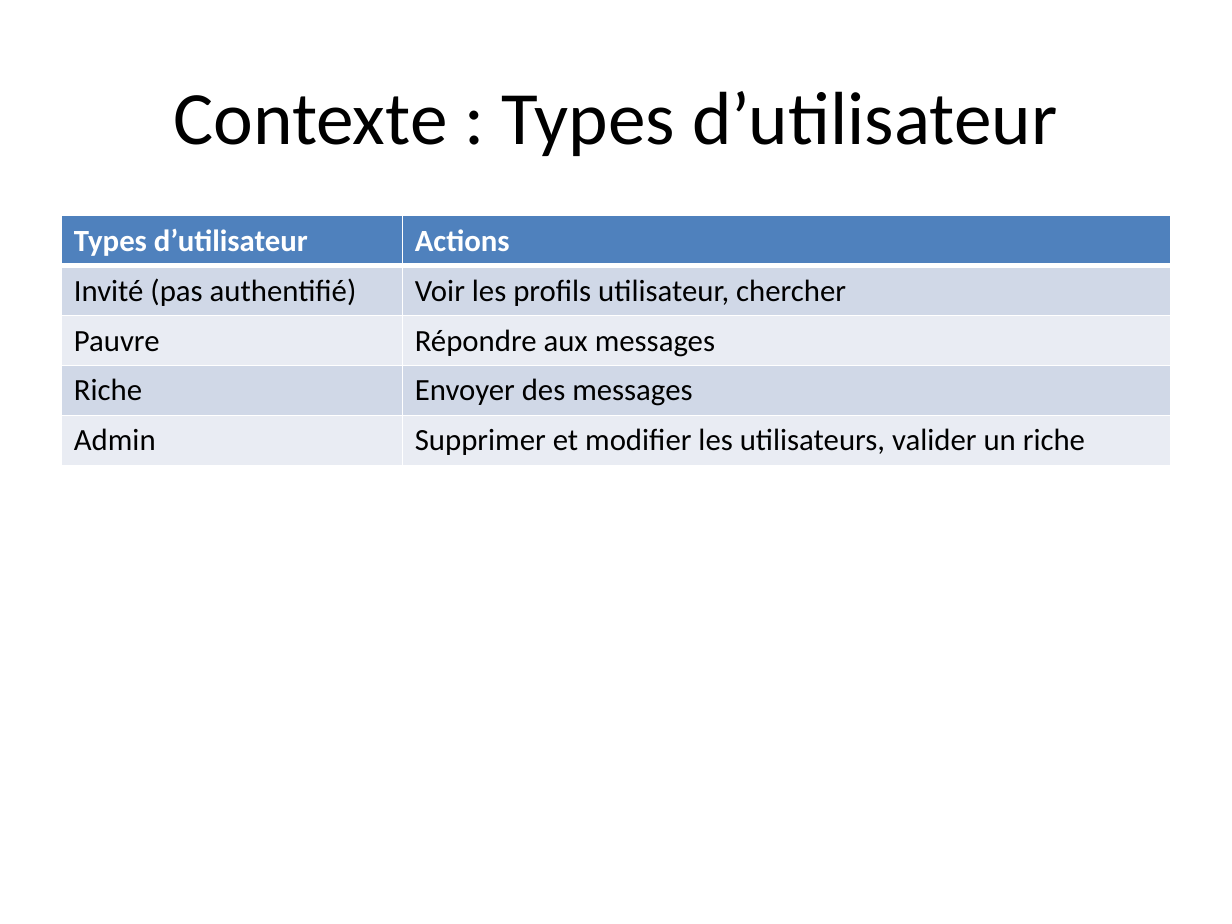
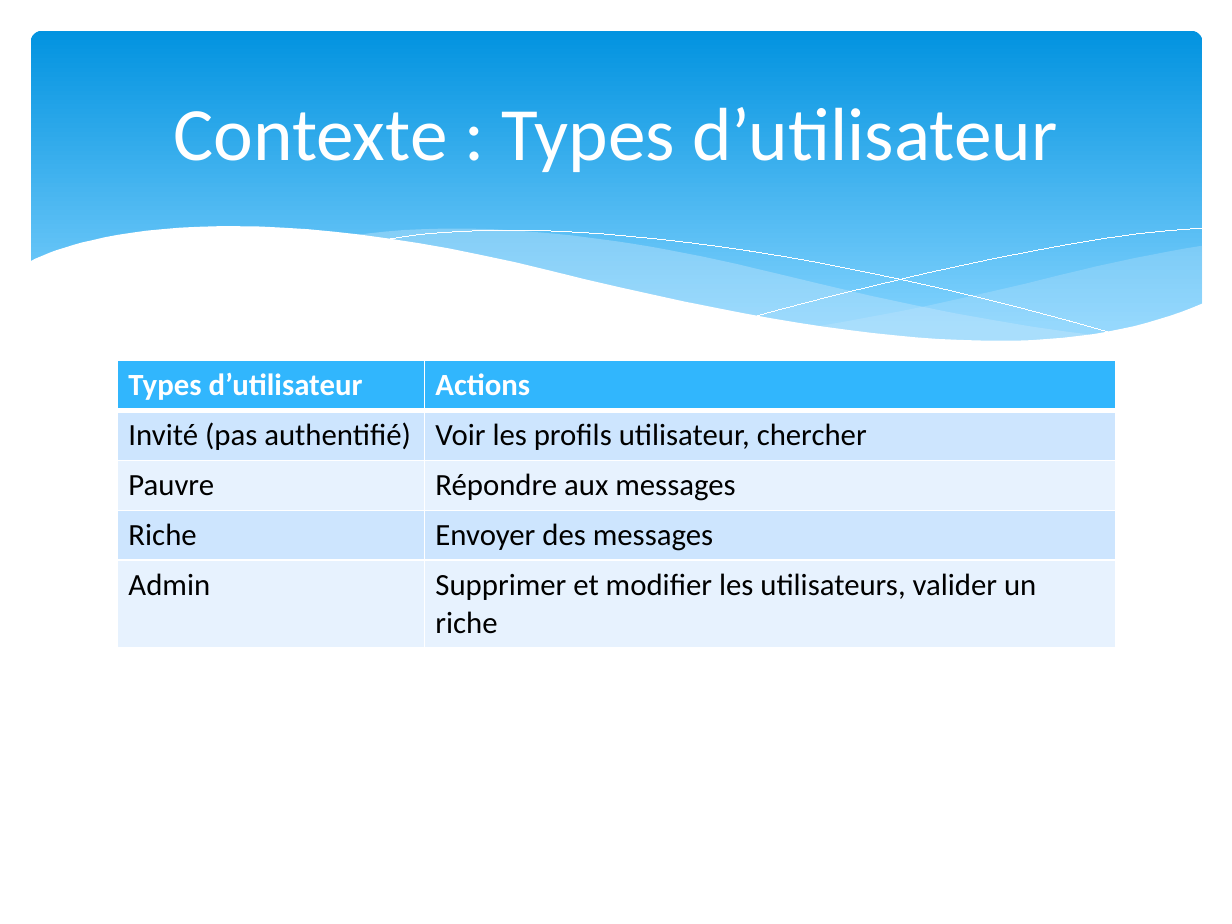
Before and after one commit to LucienMoor/AYNIM, a slide deck: slide 4 of Documents/PrésentationRichPoor.pptx. Drawn at 1232x924 pixels with LibreOffice and Linux fonts; fonts in the diff are those of the drawing. Boxes give left, top, right and bottom in pixels: in the first picture for what was removed or moved away, otherwise in the second. Text is boxed around its words. In the diff, an @@ line names an element or a change of style, - is before the commit and + after.

```diff
--- a/Documents/PrésentationRichPoor.pptx
+++ b/Documents/PrésentationRichPoor.pptx
@@ rounded rectangle added at bbox=[31, 31, 1202, 363], fill gradient #0293E0 to #83D3FE @@
@@ title "Contexte : Types d’utilisateur": place and size @@
-title "Contexte : Types d’utilisateur" at bbox=[173, 91, 1057, 156]
+title "Contexte : Types d’utilisateur" at bbox=[173, 107, 1057, 172]
@@ title "Contexte : Types d’utilisateur" at bbox=[173, 107, 1057, 172]: text colour #000000 to #FFFFFF @@
@@ group added at bbox=[28, 227, 1204, 405]: 5 freeform shapes @@
@@ table at bbox=[117, 361, 1115, 684] @@
@@ fill #4F81BD to #31B6FD in row 1 @@
@@ fill #D0D8E8 to #CEE5FE in 4 cells @@
@@ fill #E9EDF4 to #E8F3FF in 4 cells @@
@@ table: place and size @@
-table at bbox=[62, 216, 1170, 466]
+table at bbox=[117, 361, 1115, 684]
```
Also in this commit, not shown: 12 other slides changed, 14 slides added, 10 slides removed, 13 other files.
